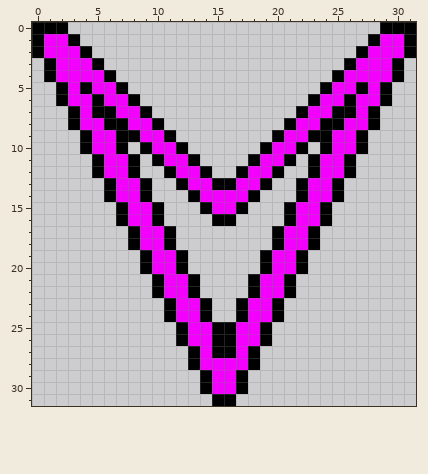
File history of a pixel-art sprite, sprites/down_arrow_single/176751aa-824f-4946-9ee0-2cf1c0ce76d5.png. Above: the version before the commit.
The file is 32x32 pixels.
New version:
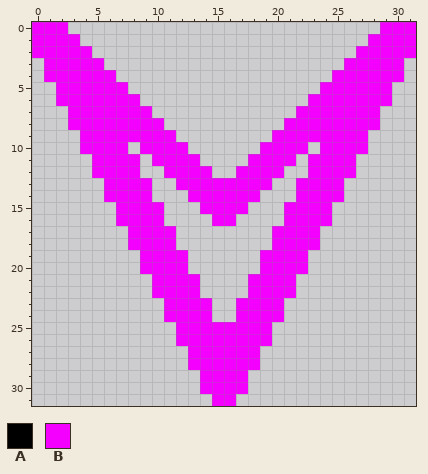
Palette (. is transparent): A #000000  B #f400ff
The exact change:
Colour A becomes colour B in row 0 at x 0 to 2 and 29 to 31; in row 1 at x 0, 3, 28 and 31; in row 2 at x 0, 4, 27 and 31; in row 3 at x 1, 5, 26 and 30; in row 4 at x 1, 6, 25 and 30; in row 5 at x 2, 4, 7, 24, 27 and 29.
Colour A becomes colour B in row 6 at x 2, 5, 8, 23, 26 and 29; in row 7 at x 3, 5 to 6, 9, 22, 25 to 26 and 28; in row 8 at x 3, 6 to 7, 10, 21, 24 to 25 and 28; in row 9 at x 4, 7 to 8, 11, 20, 23 to 24 and 27; in row 10 at x 4, 7, 9, 12, 19, 22, 24 and 27; in row 11 at x 5, 8, 10, 13, 18, 21, 23 and 26.
Colour A becomes colour B in row 12 at x 5, 8, 11, 14, 17, 20, 23 and 26; in row 13 at x 6, 9, 12, 15 to 16, 19, 22 and 25; in row 14 at x 6, 9, 13, 18, 22 and 25; in row 15 at x 7, 10, 14, 17, 21 and 24; in row 16 at x 7, 10, 15 to 16, 21 and 24; in rows 17 to 18 at x 8, 11, 20 and 23.
Colour A becomes colour B in rows 19 to 20 at x 9, 12, 19 and 22; in rows 21 to 22 at x 10, 13, 18 and 21; in rows 23 to 24 at x 11, 14, 17 and 20; in rows 25 to 26 at x 12, 15 to 16 and 19; in row 27 at x 13, 15 to 16 and 18; in row 28 at x 13 and 18.
Colour A becomes colour B in rows 29 to 30 at x 14 and 17; in row 31 at x 15 to 16.
Pixel boxes of the changes (left, top, right, bottom) in both pictures:
changed: (32, 22, 416, 406)
